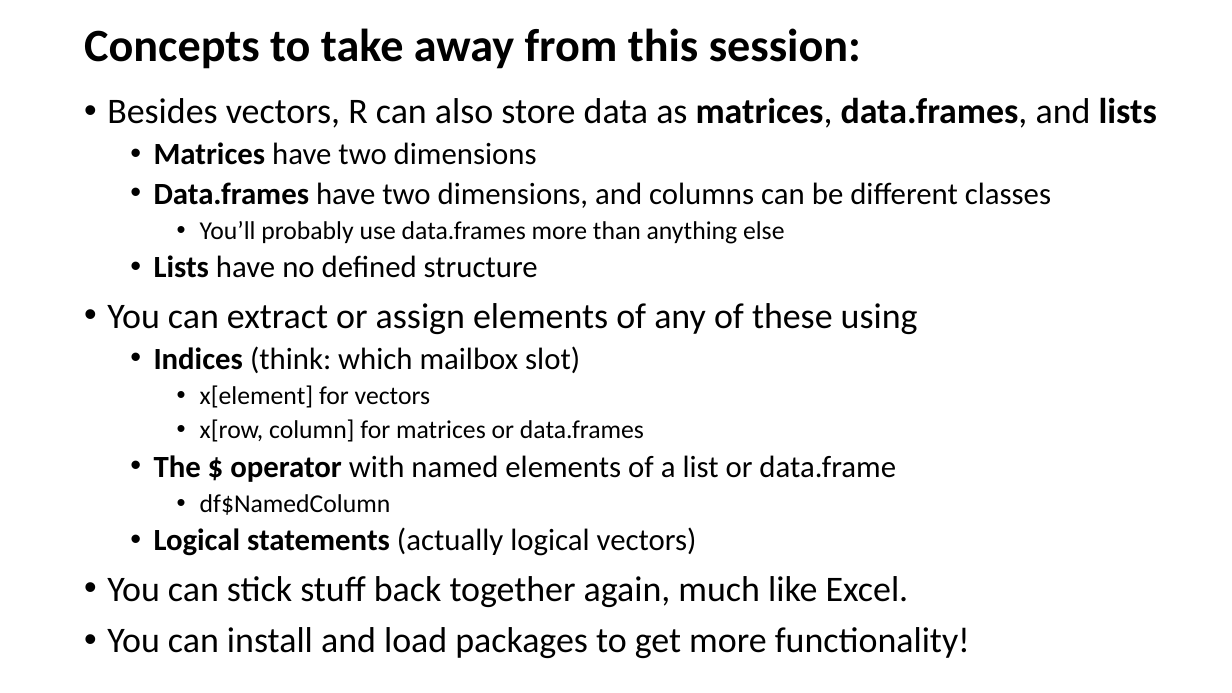
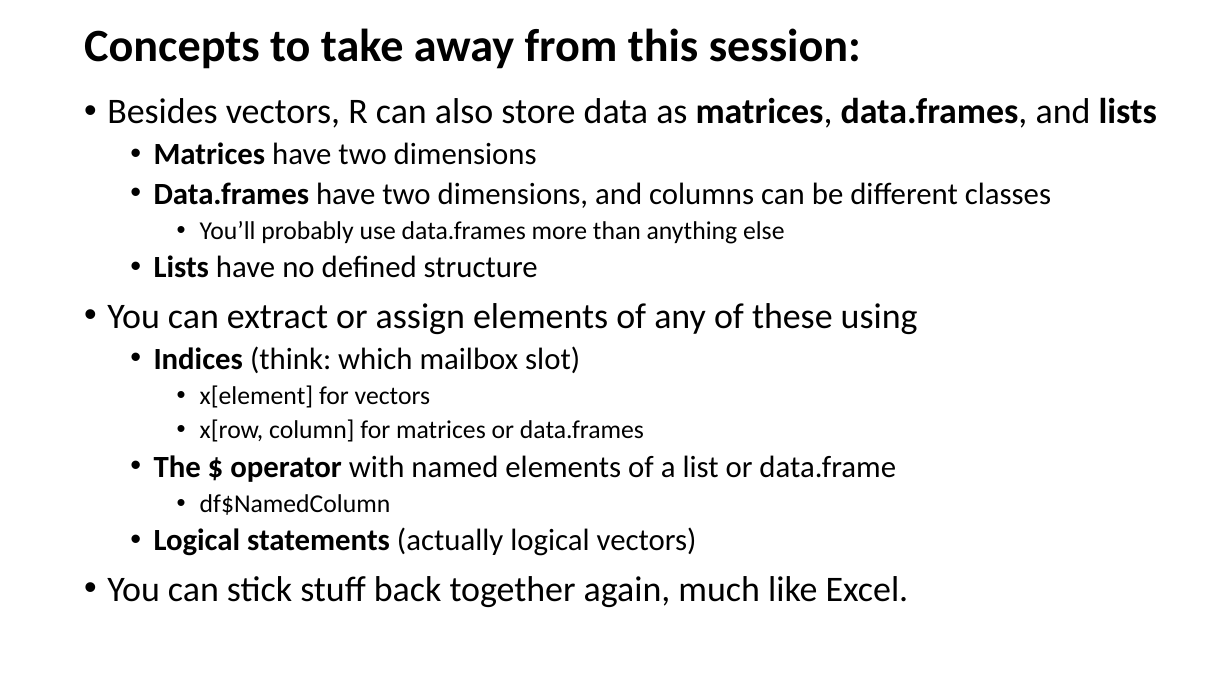
Before and after one commit to justinpriest/ADFG_R_Intro_Workshop, a slide deck: slide 33 of presentations/4 - Programming Basics 2 - Under the Hood.pptx. Drawn at 1232x693 pixels with LibreOffice and Linux fonts; fonts in the diff are those of the drawing. Boxes give left, top, right and bottom in pixels: in the first picture for what was removed or moved away, otherwise in the second. Text is boxed around its words. In the diff, an @@ line names an element or a change of style, - is before the commit and + after.

```diff
--- a/presentations/4 - Programming Basics 2 - Under the Hood.pptx
+++ b/presentations/4 - Programming Basics 2 - Under the Hood.pptx
@@ text at [107,627,970,658]: paragraph removed @@
-• You can install and load packages to get more functionality!
```
Also in this commit, not shown: 3 other files.
